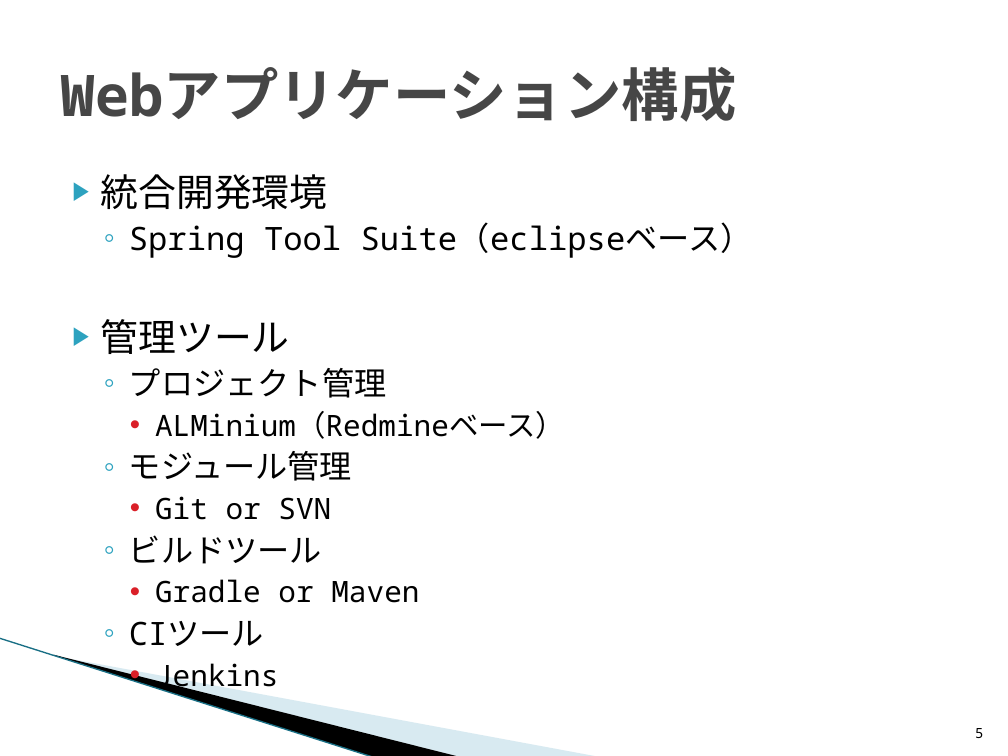
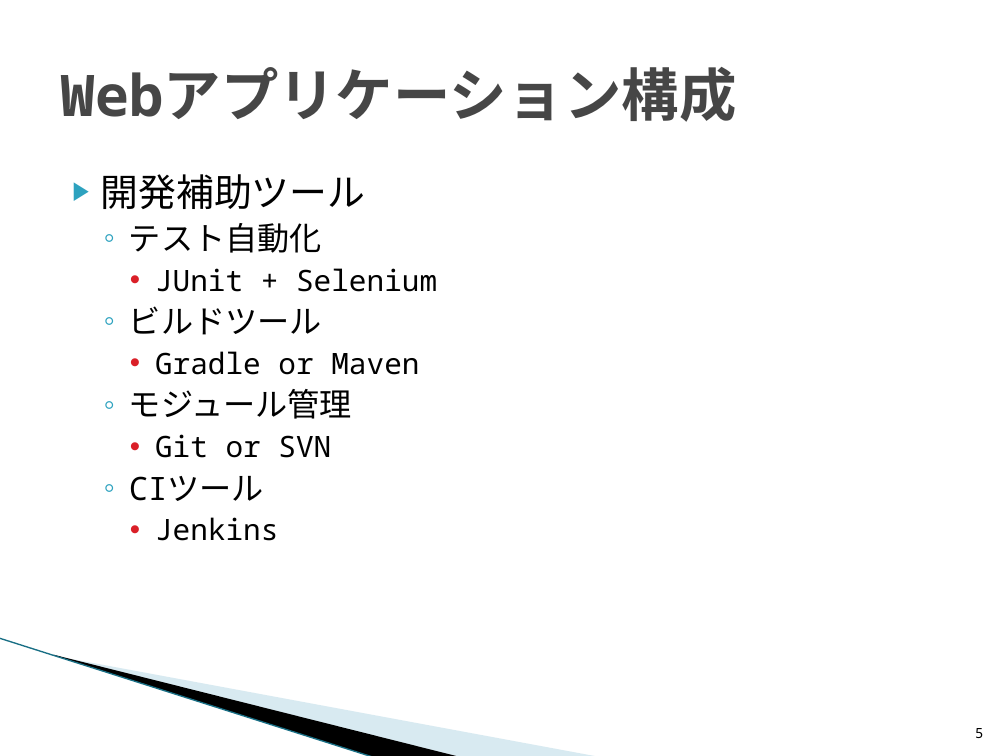
Before and after one commit to around7days/AppFreeMemo, a slide deck: slide 5 of Webアプリケーション構成.pptx. Drawn at 1008x756 pixels with LibreOffice and Linux fonts; fonts in the diff are those of the drawing; background and template pictures are left out. Boxes give left, top, right and bottom in pixels: in the first picture for what was removed or moved away, otherwise in the second. Text is boxed around its words. In the diff, an @@ line names an element or a change of style, - is before the commit and + after.

```diff
--- a/Webアプリケーション構成.pptx
+++ b/Webアプリケーション構成.pptx
@@ text at <box>101,174,437,375</box>: text changed; size 23 to 21 pt @@
-▶ 統合開発環境
-  ◦ Spring Tool Suite（eclipseベース）
-▶ 管理ツール
-  ◦ プロジェクト管理
-    • ALMinium（Redmineベース）
+▶ 開発補助ツール
+  ◦ テスト自動化
+    • JUnit + Selenium
+  ◦ ビルドツール
+    • Gradle or Maven
@@ text at <box>129,535,419,603</box>: paragraphs removed @@
-  ◦ ビルドツール
-    • Gradle or Maven
```
Also in this commit, not shown: 3 other slides changed, 1 slide added.
